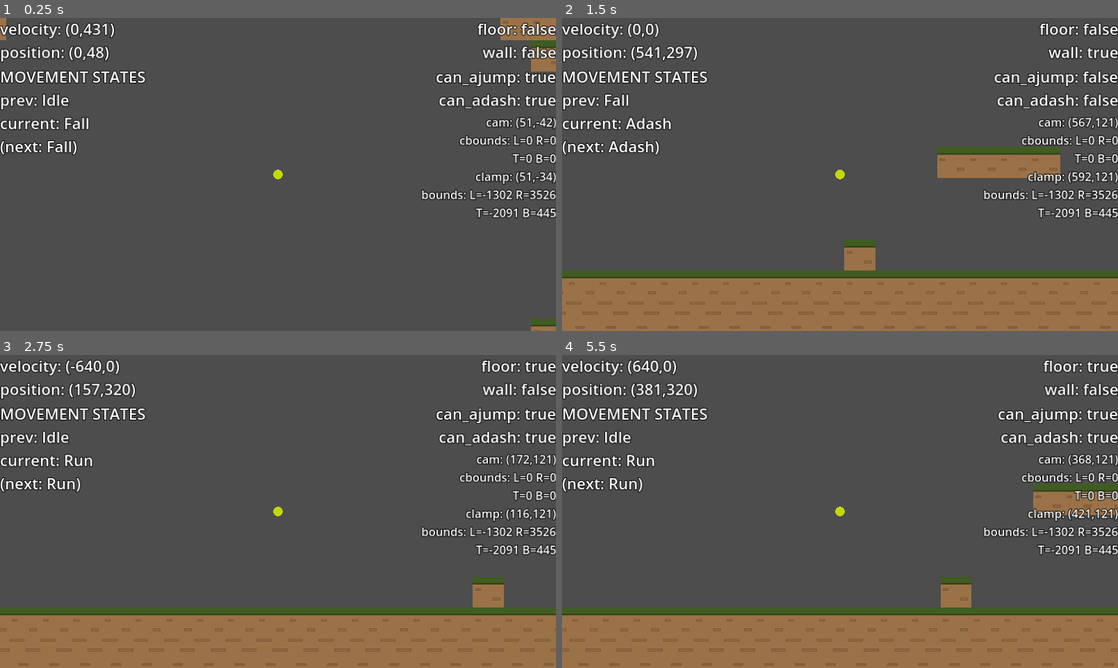
Above: before the commit, frames 1-4 (two rows, left to right).
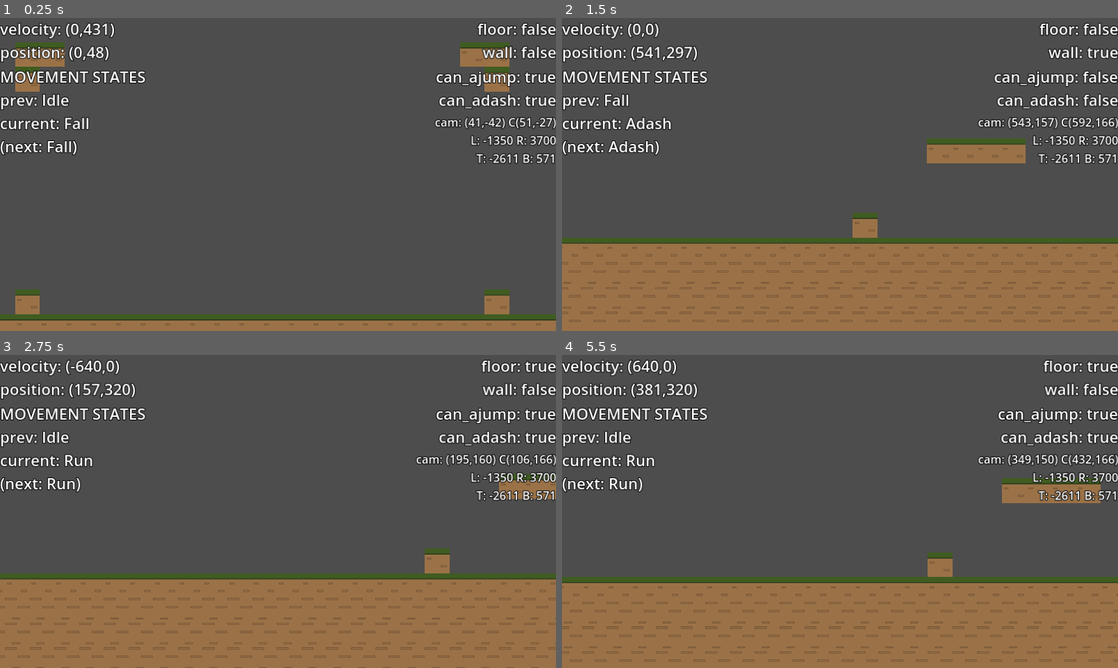
Above: after the commit, the same moments.

Repository: azylazide/untitled-hw-game-G4
Game: Godot game, scene res://src/levels/level_test.tscn
The game is run twice, just before and just after one commit, with the same random seed, the same clock (stepped at 60 frames per second) and the same inputs.
Inputs:
- Up to frame 1 (0.25 s): no input
- Up to frame 2 (1.5 s): tap Enter (ui_accept) at 0.5 s; hold Space (jump) 0.53-1.28 s; hold D (right) from 0.53 s (still down); tap X (dash) at 1.35 s
- Up to frame 3 (2.75 s): tap Space (jump) at 1.52, 1.55, 1.82 s; release D (right) at 2.03 s; hold A (left) from 2.03 s (still down); hold Space (jump) from 2.03 s (still down)
- Up to frame 4 (5.5 s): release A (left) at 2.78 s; release Space (jump) at 2.78 s; hold D (right) 2.78-4.28 s; tap X (dash) at 2.85, 4.35 s; tap Space (jump) at 3.02, 3.05, 3.32, 4.52, 4.55, 4.82 s; hold Space (jump) 3.53-4.28 s; hold A (left) 4.28-5.03 s; hold D (right) from 5.03 s (still down); hold Space (jump) from 5.03 s (still down)

The runs differ from the first frame. In frame 1, 10% of the frame differs, in the area x 0-100%, y 0-100%; in frame 2, 19%, in the area x 0-100%, y 31-100%; in frame 3, 18%; in frame 4, 17%.

Commit message:
Remade remote cam, BBox and detector

Diff:
--- a/src/Globals.gd
+++ b/src/Globals.gd
@@ -1,6 +1,8 @@
 extends Node
 
 const TILE_UNITS:= 64.0
+
+const CAMERA_REGION_LAYER:= 5
 
 func _gravity(h: float, vx: float, x: float) -> float:
 	var output: float = 2*(h*TILE_UNITS*pow(vx*TILE_UNITS,2))/(pow(x*TILE_UNITS/2.0,2))
--- /dev/null
+++ b/src/RemoteCamera.gd
@@ -0,0 +1,233 @@
+## Remote camera that smoothtly follows the player and is clamped by camera regions.
+##
+## [color=yellow][b]Warning[/b]:[/color] Provide the player scene with
+## a [Node2D] to be the camera center.
+## [br][color=yellow][b]Warning[/b]:[/color] Provide the player scene with
+## an [Area2D] named CameraBBoxDetector to be the region detector.
+## [br]
+## [br]The remote camera must do the ff:
+## [br] -Idle position with slight bias
+## [br] -Vertical lerp and snap
+## [br] -Horizontal strong and weak lerps
+## [br] -Camera contextually bounded
+## [br]
+extends Camera2D
+class_name RemoteCamera
+
+## Player node the camera follows.
+@export var player: ActorBase
+## Enable camera following player
+@export var follow_player:= true
+## Initial position when not following player
+@export var initial_pos:= Vector2.ZERO
+## Fraction of tiles to offset
+@export var x_offset_tiles := 0.8
+
+@export_category("Smoothing")
+@export_range(0,1) var horizontal_slow_smoothing:= 0.1
+@export_range(0,1) var wall_jump_smoothing:= 0.1
+@export_range(0,1) var horizontal_fast_smoothing:= 0.15
+@export_range(0,1) var vertical_slow_smoothing:= 0.1
+@export_range(0,1) var vertical_fast_smoothing:= 0.4
+
+## Array of nodes that stores [CameraBoundBox]
+var bbox_array: Array[CameraBoundBox] = []
+## Default max limit greater than any camera bounds
+var bridge_inf:= limit_right
+
+## Dictionary that stores the current bounds used by the camera for each direction (left, right, top, bottom)
+var bounds: Dictionary = {
+	"left":-bridge_inf,
+	"right":bridge_inf,
+	"top":-bridge_inf,
+	"bottom":bridge_inf}
+
+## Current clamped position of the camera
+var clamped_pos: Vector2
+## Current interpolated position of the camera
+var interped_pos: Vector2
+
+## Store face direction of [member player]
+var player_facing: float
+var prev_state: int
+var current_state: int
+var player_velocity: Vector2
+var player_speed: float
+var player_camera_center_pos: Vector2
+var movement_states
+var detector_exited:= false
+
+## Screen size of viewport rect
+@onready var screen_size:= get_viewport_rect().size
+## Actual spans the camera encompasses with respect to global coordinates taking account zoom
+@onready var camera_span:= Vector2(screen_size.x/zoom.x,screen_size.y/zoom.y)
+## Offset in pixels
+@onready var x_offset: float = x_offset_tiles*Globals.TILE_UNITS
+## Position of offset
+@onready var current_offset:= Vector2(x_offset,0)
+
+func _ready() -> void:
+#	await playernode.ready
+#	await cameraboundcontainer.ready
+	print(player)
+	player.camera_bbox_detector.area_entered.connect(on_CameraBBoxDetector_area_entered)
+	player.camera_bbox_detector.area_exited.connect(on_CameraBBoxDetector_area_exited)
+	player.camera_bbox_detector.tree_exiting.connect(on_area_detector_exiting)
+
+	#connect player physics updates
+	SignalBus.player_updated.connect(_on_player_node_updated)
+
+	#player info
+	player_facing = player.face_direction
+
+func _physics_process(delta: float) -> void:
+	#Get new position of player camera marker
+	var new_pos:= _update_position()
+	#Get position clamped based on the region
+	clamped_pos = _clamp_pos(new_pos)
+	#Get interpolated values to clamped position
+	interped_pos = _interp_pos(new_pos)
+	#Set interpolated position as new camera position
+	global_position = interped_pos
+	queue_redraw()
+
+	var debug_string = "cam: (%.00f,%.00f) C(%.00f,%.00f)\nL: %.00f R: %.00f\nT: %.00f B: %.00f"
+	var format_array = [interped_pos.x,
+						interped_pos.y,
+						clamped_pos.x,
+						clamped_pos.y,
+						bounds.left,
+						bounds.right,
+						bounds.top,
+						bounds.bottom]
+
+	DebugTexts.get_node("Control/HBoxContainer/VBoxContainer2/Label5").text = debug_string %format_array
+
+## Get new camera target position
+func _update_position() -> Vector2:
+	current_offset = _get_offset()
+	return player_camera_center_pos + current_offset
+
+## Clamp the target position
+func _clamp_pos(pos: Vector2) -> Vector2:
+	var output: Vector2
+
+	## Default limits
+	var default_limits = {"left":-bridge_inf,"right":bridge_inf,"top":-bridge_inf,"bottom":bridge_inf}
+
+	#when intersecting a BBox
+	if not bbox_array.is_empty():
+		#Array to store boundaries of intersecting BBoxes
+		var limit_arrays = {"left":[],"right":[],"top":[],"bottom":[],"priority":[]}
+
+		#Append each BBox's boundaries to the array inside the dictionary
+		#If limit flag is false, append the default instead
+		#Append also the priority level of the current iterated BBox
+		for area in bbox_array:
+			limit_arrays.left.append(int(area.limits.left) if area.limit_flags & 0b1000 else default_limits.left)
+			limit_arrays.right.append(int(area.limits.right) if area.limit_flags & 0b0100 else default_limits.right)
+			limit_arrays.top.append(int(area.limits.top) if area.limit_flags & 0b0010 else default_limits.top)
+			limit_arrays.bottom.append(int(area.limits.bottom) if area.limit_flags & 0b0001 else default_limits.bottom)
+
+			limit_arrays.priority.append(area.priority_level)
+
+		#Find the highest value of priority
+		var max_priority: int = limit_arrays.priority.max()
+
+		#Temporarily store the boundaries with the highest corresponding priority
+		var temp_limits = {"left":limit_arrays.left[limit_arrays.priority.find(max_priority)],
+							"right":limit_arrays.right[limit_arrays.priority.find(max_priority)],
+							"top":limit_arrays.top[limit_arrays.priority.find(max_priority)],
+							"bottom":limit_arrays.bottom[limit_arrays.priority.find(max_priority)]}
+
+		#Check if multiple BBoxes have same max priority
+		if limit_arrays.priority.count(max_priority) > 1:
+			#Array storing the indices of similar max priority
+			var max_indices = []
+			#Search the indices of same max priority
+			for i in limit_arrays.priority.size():
+				if limit_arrays.priority[i] == max_priority:
+					max_indices.append(i)
+
+			#loop through all max indices
+			#Check if the current iterated index corresponds to the most limiting region
+			#Overwrite the temp limits if iterated index is more limiting
+			for i in max_indices:
+				if abs(temp_limits.left) < abs(limit_arrays.left[i]):
+					temp_limits.left = limit_arrays.left[i]
+				if abs(temp_limits.right) < abs(limit_arrays.right[i]):
+					temp_limits.right = limit_arrays.right[i]
+				if abs(temp_limits.top) < abs(limit_arrays.top[i]):
+					temp_limits.top = limit_arrays.top[i]
+				if abs(temp_limits.bottom) < abs(limit_arrays.bottom[i]):
+					temp_limits.bottom = limit_arrays.bottom[i]
+
+		#Clamp the values up to half the camera span from the boundaries
+		output.x = clampf(pos.x,temp_limits.left+0.5*camera_span.x,temp_limits.right-0.5*camera_span.x)
+		output.y = clampf(pos.y,temp_limits.top+0.5*camera_span.y,temp_limits.bottom-0.5*camera_span.y)
+
+		#Store the temp limits
+		bounds.left = temp_limits.left
+		bounds.right = temp_limits.right
+		bounds.top = temp_limits.top
+		bounds.bottom = temp_limits.bottom
+
+
+	#if detector exited when player is freed
+	elif detector_exited:
+		output.x = clampf(pos.x,bounds.left+0.5*camera_span.x,bounds.right-0.5*camera_span.x)
+		output.y = clampf(pos.y,bounds.top+0.5*camera_span.y*zoom.y,bounds.bottom-0.5*camera_span.y)
+
+	#not intersecting a BBox
+	else:
+		#Clamp using default limits
+		output.x = clampf(pos.x,default_limits.left+0.5*camera_span.x,default_limits.right-0.5*camera_span.x)
+		output.y = clampf(pos.y,default_limits.top+0.5*camera_span.y,default_limits.bottom-0.5*camera_span.y)
+
+		#Store default limits
+		bounds.left = default_limits.left
+		bounds.right = default_limits.right
+		bounds.top = default_limits.top
+		bounds.bottom = default_limits.bottom
+
+	return output
+
+func _interp_pos(pos: Vector2) -> Vector2:
+	var output: Vector2
+
+	var hs:= horizontal_slow_smoothing
+
+
+	var vs:= vertical_slow_smoothing
+
+	output.x = lerpf(global_position.x,clamped_pos.x,hs)
+	output.y = lerpf(global_position.y,clamped_pos.y,vs)
+
+
+	return output
+
+func _get_offset() -> Vector2:
+	var face_dir: float = player_facing
+	var output:= current_offset
+	if face_dir > 0:
+		output.x = x_offset
+	elif face_dir < 0:
+		output.x = -x_offset
+	return output
+
+## Append [CameraBoundBox] node to [member bbox_array].
+func on_CameraBBoxDetector_area_entered(area: Area2D) -> void:
+	bbox_array.append(area)
+
+## Remove [CameraBoundBox] node from [member bbox_array].
+func on_CameraBBoxDetector_area_exited(area: Area2D) -> void:
+	bbox_array.erase(area)
+
+## When [member player] is queue freed and its [CameraBBoxDetector] exits the tree
+func on_area_detector_exiting() -> void:
+	detector_exited = true
+
+## Update stored [member player] information after its physics step.
+func _on_player_node_updated(facing: float, cam_pos: Vector2) -> void:
+	player_facing = facing
+	player_camera_center_pos = cam_pos
--- /dev/null
+++ b/src/actors/CameraBBoxDetector.gd
@@ -0,0 +1,5 @@
+extends Area2D
+class_name CameraBBoxDetector
+
+func _ready() -> void:
+	set_collision_mask_value(Globals.CAMERA_REGION_LAYER,true)
--- a/src/actors/player.gd
+++ b/src/actors/player.gd
@@ -47,7 +47,7 @@
 @onready var right_wall_detector:= $WallDetectors/Right as ShapeCast2D
 
 ## Camera detector area
-@onready var camera_bbox_detector := $CameraBBoxDetector as Area2D
+@onready var camera_bbox_detector := $CameraBBoxDetector as CameraBBoxDetector
 
 ## Camera center marker
 @onready var camera_center := $CameraCenter as Marker2D
--- a/src/actors/player.tscn
+++ b/src/actors/player.tscn
@@ -1,7 +1,8 @@
-[gd_scene load_steps=9 format=3 uid="uid://b3xsy3bblplxe"]
+[gd_scene load_steps=10 format=3 uid="uid://b3xsy3bblplxe"]
 
 [ext_resource type="Script" path="res://src/actors/player.gd" id="1_7v7v0"]
 [ext_resource type="Script" path="res://src/actors/player_resource.gd" id="2_r65xl"]
+[ext_resource type="Script" path="res://src/actors/CameraBBoxDetector.gd" id="3_q5wf3"]
 
 [sub_resource type="Resource" id="Resource_pv50y"]
 script = ExtResource("2_r65xl")
@@ -12,8 +13,8 @@
 [sub_resource type="RectangleShape2D" id="RectangleShape2D_p3dhm"]
 size = Vector2(70, 150)
 
-[sub_resource type="CircleShape2D" id="CircleShape2D_343fi"]
-radius = 119.419
+[sub_resource type="CircleShape2D" id="CircleShape2D_i8aq0"]
+radius = 145.031
 
 [sub_resource type="SegmentShape2D" id="SegmentShape2D_txw7r"]
 a = Vector2(-35, 0)
@@ -45,10 +46,10 @@
 
 [node name="CameraBBoxDetector" type="Area2D" parent="."]
 position = Vector2(0, -75)
-collision_mask = 16
+script = ExtResource("3_q5wf3")
 
 [node name="CollisionShape2D" type="CollisionShape2D" parent="CameraBBoxDetector"]
-shape = SubResource("CircleShape2D_343fi")
+shape = SubResource("CircleShape2D_i8aq0")
 
 [node name="CameraCenter" type="Marker2D" parent="."]
 position = Vector2(0, -75)
--- a/src/camera_bound_box.gd
+++ b/src/camera_bound_box.gd
@@ -1,48 +1,29 @@
-@tool
 ## Region to limit the camera.
 ##
 ## Disable limits to create camera bridges among other regions.
 ## Bridges should have higher priority than surrounding regions
 extends Area2D
-
 class_name CameraBoundBox
 
 ## Priority to use limits of camera area against other overlapping areas.
-@export var priority_level := 0
+@export var priority_level:= 0
+## Bit flags for each direction to limit (Left, Right, Top, Bottom)
+@export_flags("Left","Right","Top","Bottom") var limit_flags:= 0b1111
 
-@export_group("Limits")
-##Limit camera scrolling to the left
-@export var limit_left := true
-##Limit camera scrolling to the top
-@export var limit_top := true
-##Limit camera scrolling to the right
-@export var limit_right := true
-##Limit camera scrolling to the bottom
-@export var limit_bottom := true
-
+## Collision shape child of the node
 @onready var collision_shape:= $CollisionShape2D
 
-const camera_region_mask:= 5
-
-var limits = {}
-
-func _reset_pos() -> void:
-	if Engine.is_editor_hint():
-		$CollisionShape2D.position = Vector2.ZERO
+## Dictionary that stores the bounds of the collision shape in global coordinates
+var limits:Dictionary = {}
 
 func _init():
 	monitoring = false
 	set_collision_layer_value(1,false)
-	set_collision_layer_value(camera_region_mask,true)
+	set_collision_layer_value(Globals.CAMERA_REGION_LAYER,true)
 
 func _ready() -> void:
-	_reset_pos()
+	#compute limits in global coords
 	limits["left"] = global_position.x-collision_shape.shape.extents.x
 	limits["right"] = global_position.x+collision_shape.shape.extents.x
 	limits["top"] = global_position.y-collision_shape.shape.extents.y
 	limits["bottom"] = global_position.y+collision_shape.shape.extents.y
-	print(limits)
-
-func _process(delta: float) -> void:
-	_reset_pos()
-	pass
--- a/src/levels/level_test.tscn
+++ b/src/levels/level_test.tscn
@@ -1,19 +1,19 @@
 [gd_scene load_steps=9 format=3 uid="uid://cq8xovnm471mk"]
 
 [ext_resource type="Script" path="res://src/levels/LevelTemplate.gd" id="1_f8yqe"]
-[ext_resource type="Script" path="res://src/remote_cam.gd" id="2_8hah7"]
 [ext_resource type="TileSet" uid="uid://dsgrixorcwhe3" path="res://src/levels/debugtileset.tres" id="2_ilwmr"]
 [ext_resource type="PackedScene" uid="uid://b3xsy3bblplxe" path="res://src/actors/player.tscn" id="3_v4txi"]
 [ext_resource type="Script" path="res://src/camera_bound_box.gd" id="4_yupxf"]
+[ext_resource type="Script" path="res://src/RemoteCamera.gd" id="5_oftha"]
 
-[sub_resource type="RectangleShape2D" id="RectangleShape2D_elsjk"]
-size = Vector2(4828, 2536)
+[sub_resource type="RectangleShape2D" id="RectangleShape2D_u8m06"]
+size = Vector2(5051, 3182)
 
-[sub_resource type="RectangleShape2D" id="RectangleShape2D_v3lsu"]
-size = Vector2(2015, 4287)
+[sub_resource type="RectangleShape2D" id="RectangleShape2D_pl8at"]
+size = Vector2(2680, 6352)
 
-[sub_resource type="RectangleShape2D" id="RectangleShape2D_hitxd"]
-size = Vector2(1809.5, 554)
+[sub_resource type="RectangleShape2D" id="RectangleShape2D_b5hyq"]
+size = Vector2(2238.5, 721)
 
 [node name="LevelTest" type="Node2D"]
 script = ExtResource("1_f8yqe")
@@ -25,43 +25,34 @@
 layer_0/tile_data = PackedInt32Array(393197, 65536, 1, 393198, 65536, 0, 393199, 65536, 0, 393200, 65536, 0, 393201, 65 …(32748 unchanged characters)…
 metadata/_edit_lock_ = true
 
-[node name="Camera2D" type="Camera2D" parent="." node_paths=PackedStringArray("camera_bound_container")]
-process_callback = 0
-script = ExtResource("2_8hah7")
-player_path = NodePath("../Player")
-camera_bound_container = NodePath("../CameraBoundaries")
-
 [node name="Player" parent="." instance=ExtResource("3_v4txi")]
 
 [node name="CameraBoundaries" type="Node2D" parent="."]
 
 [node name="CameraBoundBox" type="Area2D" parent="CameraBoundaries"]
-position = Vector2(1112, -823)
-collision_layer = 16
-monitoring = false
+position = Vector2(1175, -1020)
 script = ExtResource("4_yupxf")
 
 [node name="CollisionShape2D" type="CollisionShape2D" parent="CameraBoundaries/CameraBoundBox"]
-shape = SubResource("RectangleShape2D_elsjk")
+shape = SubResource("RectangleShape2D_u8m06")
 
 [node name="CameraBoundBox2" type="Area2D" parent="CameraBoundaries"]
-position = Vector2(5842, -1694)
-collision_layer = 16
-monitoring = false
+position = Vector2(5686, -2604)
 script = ExtResource("4_yupxf")
 
 [node name="CollisionShape2D" type="CollisionShape2D" parent="CameraBoundaries/CameraBoundBox2"]
-shape = SubResource("RectangleShape2D_v3lsu")
+shape = SubResource("RectangleShape2D_pl8at")
 
 [node name="CameraBoundBox3" type="Area2D" parent="CameraBoundaries"]
-position = Vector2(4390, 171)
-collision_layer = 16
-monitoring = false
+position = Vector2(4691, 200)
 script = ExtResource("4_yupxf")
 priority_level = 1
-limit_left = false
-limit_top = false
-limit_right = false
+limit_flags = 9
 
 [node name="CollisionShape2D" type="CollisionShape2D" parent="CameraBoundaries/CameraBoundBox3"]
-shape = SubResource("RectangleShape2D_hitxd")
+shape = SubResource("RectangleShape2D_b5hyq")
+
+[node name="RemoteCamera" type="Camera2D" parent="." node_paths=PackedStringArray("player")]
+zoom = Vector2(0.8, 0.8)
+script = ExtResource("5_oftha")
+player = NodePath("../Player")
--- a/src/levels/world.tscn
+++ b/src/levels/world.tscn
@@ -1,9 +1,9 @@
-[gd_scene load_steps=8 format=3 uid="uid://bgijdlkmeivq3"]
+[gd_scene load_steps=8 format=3 uid="uid://bq8d6t3v3t1lr"]
 
 [ext_resource type="PackedScene" uid="uid://b3xsy3bblplxe" path="res://src/actors/player.tscn" id="1_ox13q"]
 [ext_resource type="TileSet" uid="uid://dsgrixorcwhe3" path="res://src/levels/debugtileset.tres" id="2_u8b1s"]
 [ext_resource type="Script" path="res://src/camera_bound_box.gd" id="3_0nohp"]
-[ext_resource type="Script" path="res://src/remote_cam.gd" id="4_ujvay"]
+[ext_resource type="Script" path="res://src/old_remote_cam.gd" id="3_y1rhk"]
 
 [sub_resource type="RectangleShape2D" id="RectangleShape2D_hftcy"]
 size = Vector2(1332, 784)
@@ -62,8 +62,6 @@
 monitoring = false
 script = ExtResource("3_0nohp")
 priority_level = 2
-limit_left = false
-limit_right = false
 
 [node name="CollisionShape2D" type="CollisionShape2D" parent="CameraBoundBox3"]
 modulate = Color(1, 1, 1, 0.2)
@@ -78,7 +76,7 @@
 [node name="Camera2D" type="Camera2D" parent="."]
 zoom = Vector2(0.5, 0.5)
 process_callback = 0
-script = ExtResource("4_ujvay")
+script = ExtResource("3_y1rhk")
 player_path = NodePath("../Player")
 x_offset_tiles = 1.2
 
--- a/src/remote_cam.gd
+++ b/src/old_remote_cam.gd
@@ -114,7 +114,9 @@
 	#cam center bounded
 	if display_bound:
 		if not current_bounds.is_empty():
-			for i in current_bounds:
+			for line in current_bounds:
+				printt(to_local(line[0]),to_local(line[1]))
+				draw_line(to_local(line[0]+Vector2(0.5*screen_size.x,0)),to_local(line[1]-Vector2(0.5*screen_size.x,0)),Color(0.95294117927551, 0.95294117927551, 0))
 				pass
 			pass
 
@@ -173,11 +175,6 @@
 			append_to_array.call(right_array,area,Vector2.RIGHT)
 			append_to_array.call(bottom_array,area,Vector2.DOWN)
 
-#			left_array.append(int(collision.global_position.x-extents.x) if area.limit_left else left_limit)
-#			top_array.append(int(collision.global_position.y-extents.y) if area.limit_top else top_limit)
-#			right_array.append(int(collision.global_position.x+extents.x) if area.limit_right else right_limit)
-#			bottom_array.append(int(collision.global_position.y+extents.y) if area.limit_bottom else bottom_limit)
-
 			priorities.append(area.priority_level)
 
 		#find the highest priority area
@@ -220,6 +217,12 @@
 		#print(bbox_array[0].global_position)
 		display_bound = true
 
+		if bounds.left != -bridge_inf:
+			var test_temp_top = temp_top if bounds.top > -bridge_inf else 0.5*screen_size.y*zoom.y
+			var test_temp_bottom = temp_bottom if bounds.bottom < bridge_inf else -0.5*screen_size.y*zoom.y
+			current_bounds.append([Vector2(bounds.left,test_temp_top),Vector2(bounds.left,test_temp_bottom)])
+			pass
+
 #		print("cam: (%.00f,%.00f)\nL: %.00f R: %.00f\nT: %.00f B: %.00f"
 #				%[output.x,output.y,temp_left,temp_right,temp_top,temp_bottom])
 
